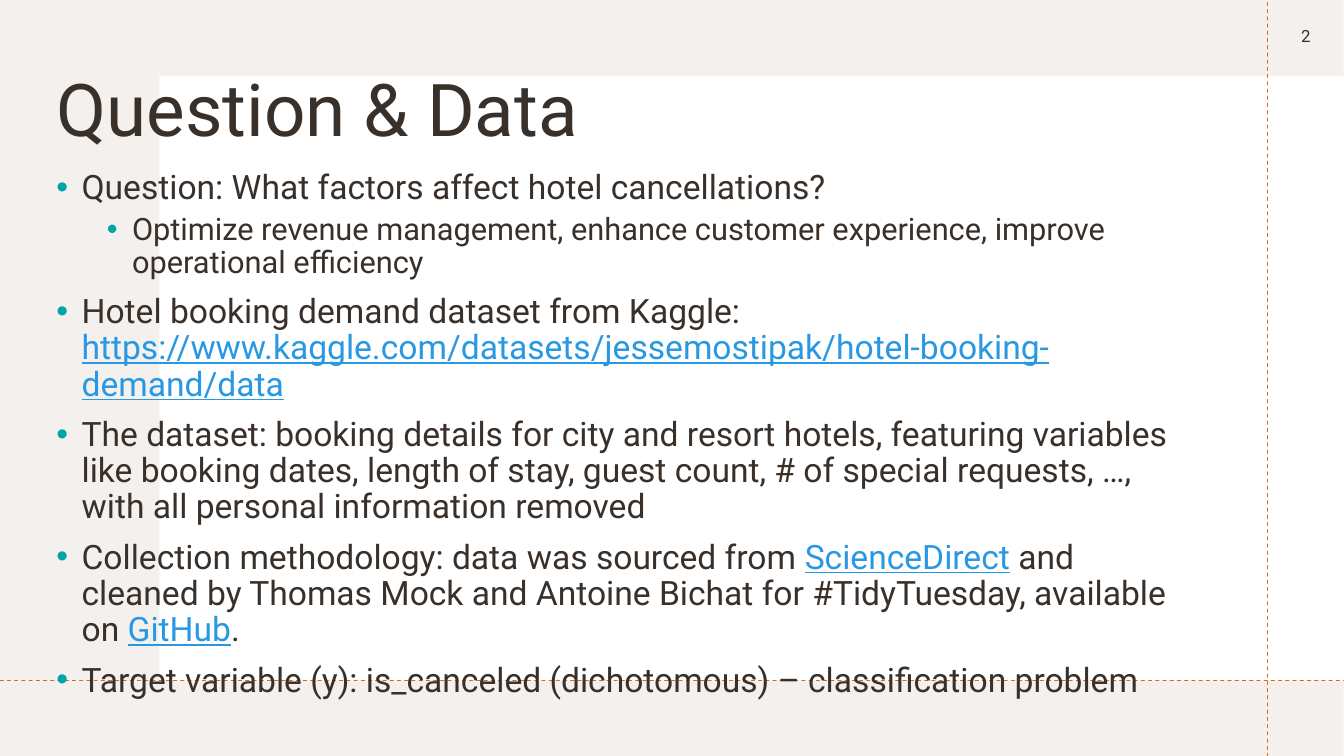
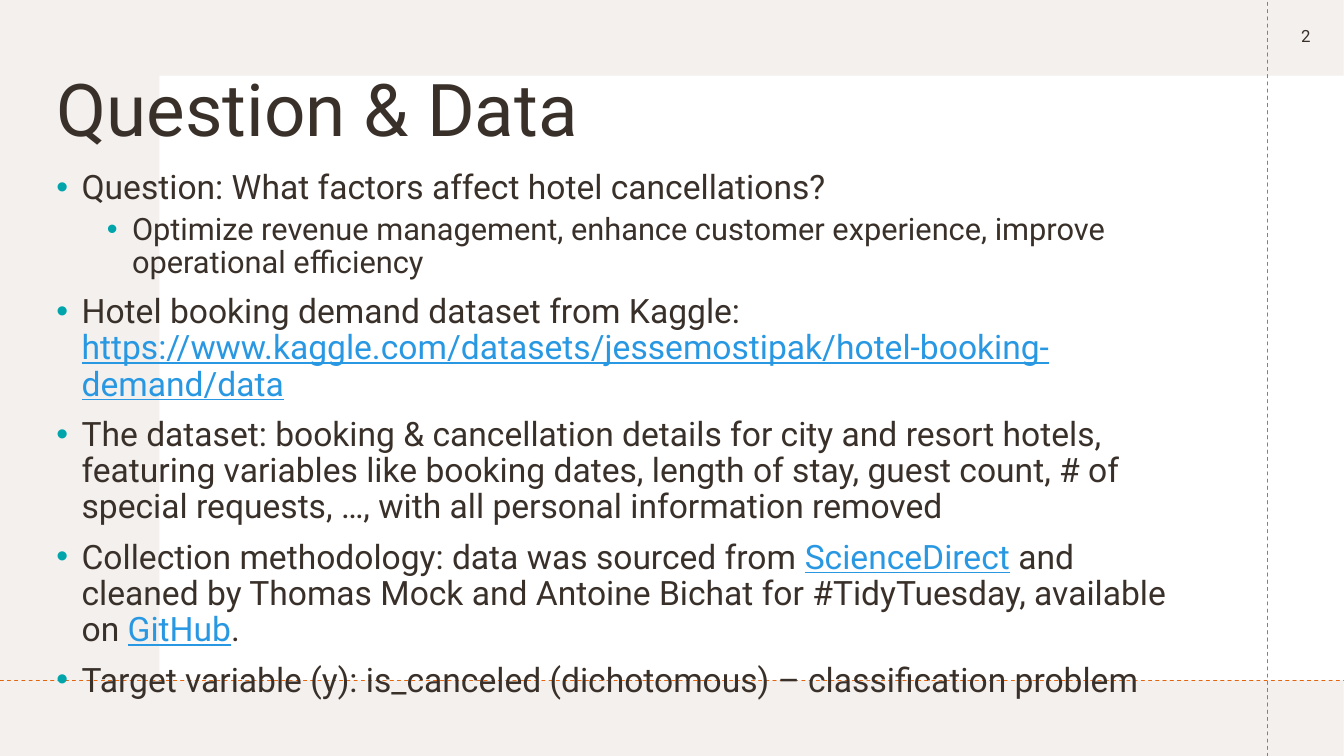
Before and after one commit to ZixiLi76/Hotel-Cancellation-Prediction, a slide deck: slide 2 of EDA_Preprocess.pptx. Drawn at 1344x756 pixels with LibreOffice and Linux fonts; fonts in the diff are those of the drawing. Boxes give left, top, right and bottom in pixels: in the first picture for what was removed or moved away, otherwise in the second. Text is boxed around its words. In the diff, an @@ line names an element or a change of style, - is before the commit and + after.

```diff
--- a/EDA_Preprocess.pptx
+++ b/EDA_Preprocess.pptx
@@ text at (82,420,1119,525): text changed @@
-• The dataset: booking details for city and resort hotels, featuring variables like booking dates, length of stay, guest count, # of special requests, …, with all personal information removed
+• The dataset: booking & cancellation details for city and resort hotels, featuring variables like booking dates, length of stay, guest count, # of special requests, …, with all personal information removed
```
